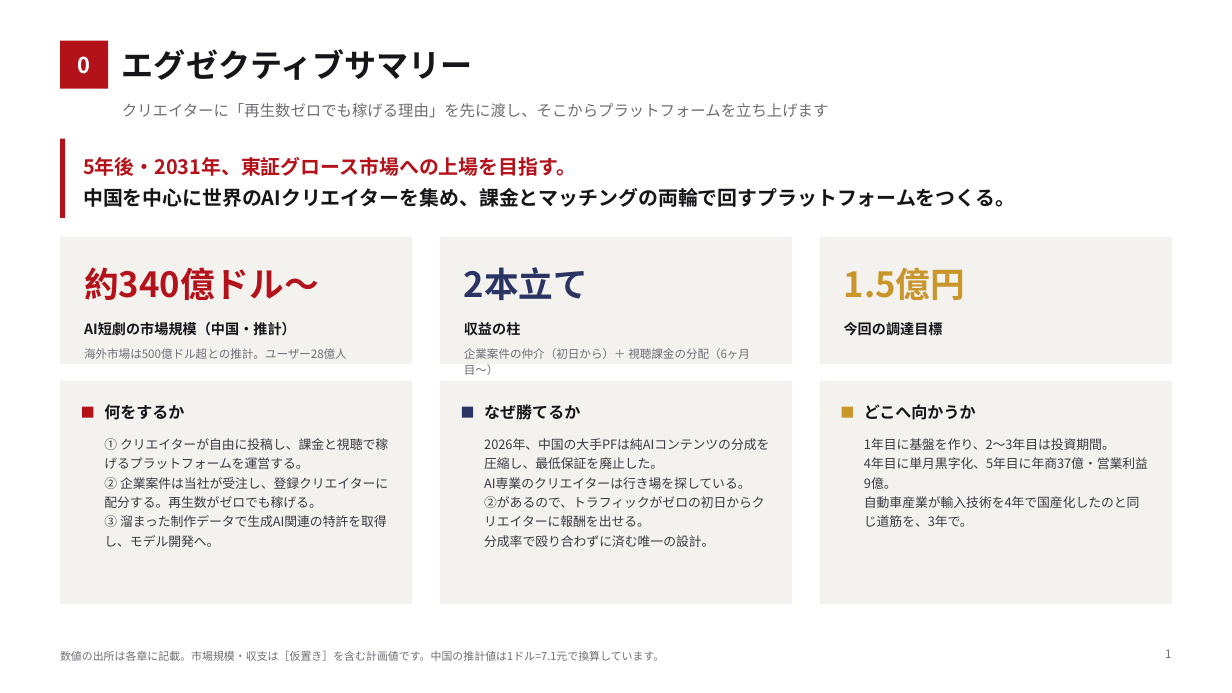
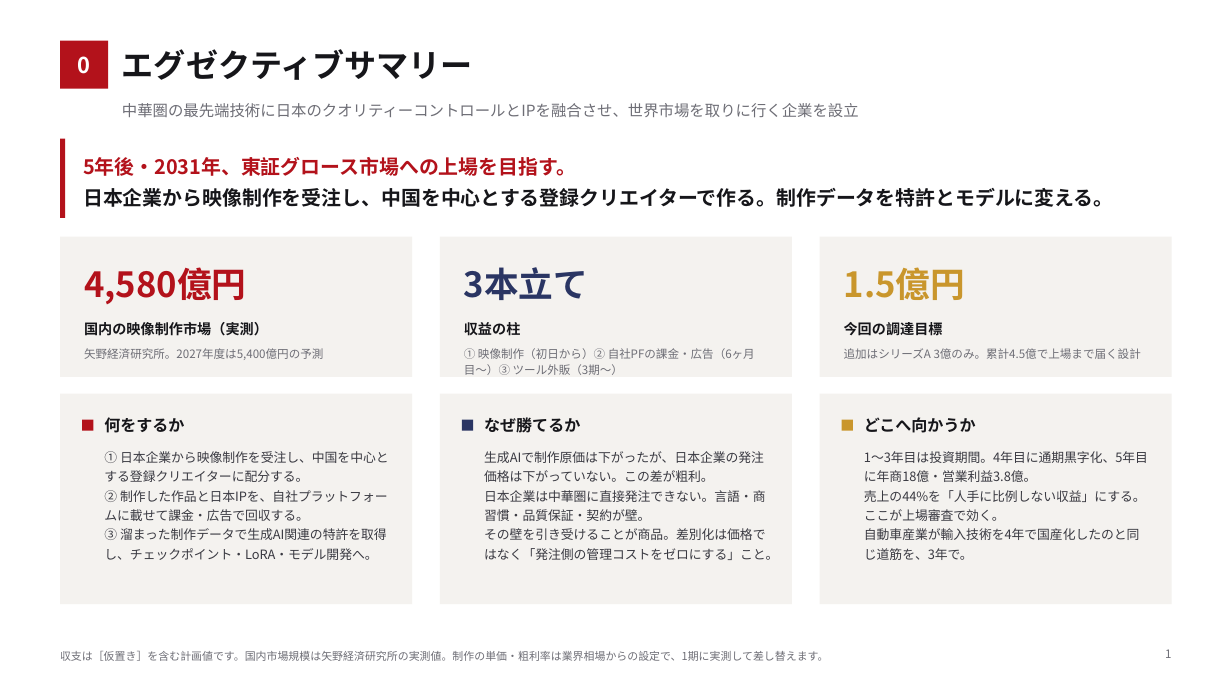
Before and after one commit to bpn333333/test, a slide deck: slide 2 of 投資家向け企画書.pptx. Drawn at 1232x693 pixels with LibreOffice and Linux fonts; fonts in the diff are those of the drawing. Boxes give left, top, right and bottom in pixels: in the first picture for what was removed or moved away, otherwise in the second. Text is boxed around its words. In the diff, an @@ line names an element or a change of style, - is before the commit and + after.

```diff
--- a/投資家向け企画書.pptx
+++ b/投資家向け企画書.pptx
@@ text at [122, 103, 859, 118]: text changed @@
-クリエイターに「再生数ゼロでも稼げる理由」を先に渡し、そこからプラットフォームを立ち上げます
+中華圏の最先端技術に日本のクオリティーコントロールとIPを融合させ、世界市場を取りに行く企業を設立
@@ text at [83, 188, 1114, 207]: text changed @@
-中国を中心に世界のAIクリエイターを集め、課金とマッチングの両輪で回すプラットフォームをつくる。
+日本企業から映像制作を受注し、中国を中心とする登録クリエイターで作る。制作データを特許とモデルに変える。
@@ rectangle: place and size @@
-rectangle at [60, 237, 412, 364]
+rectangle at [60, 237, 412, 377]
@@ rectangle: place and size @@
-rectangle at [440, 237, 792, 364]
+rectangle at [440, 237, 792, 377]
@@ rectangle: place and size @@
-rectangle at [820, 237, 1172, 364]
+rectangle at [820, 237, 1172, 377]
@@ text at [84, 267, 246, 304]: text changed @@
-約340億ドル〜
+4,580億円
@@ text at [464, 267, 588, 300]: text changed @@
-2本立て
+3本立て
@@ text at [84, 322, 268, 336]: text changed @@
-AI短劇の市場規模（中国・推計）
+国内の映像制作市場（実測）
@@ text at [84, 348, 323, 360]: text changed @@
-海外市場は500億ドル超との推計。ユーザー28億人
+矢野経済研究所。2027年度は5,400億円の予測
@@ text at [464, 348, 755, 375]: text changed @@
-企業案件の仲介（初日から）＋ 視聴課金の分配（6ヶ月目〜）
+① 映像制作（初日から）② 自社PFの課金・広告（6ヶ月目〜）③ ツール外販（3期〜）
@@ text added at [844, 348, 1141, 359], 9 pt, text #6E6E76 @@
+追加はシリーズA 3億のみ。累計4.5億で上場まで届く設計
@@ rectangle: place and size @@
-rectangle at [60, 381, 412, 604]
+rectangle at [60, 394, 412, 604]
@@ rectangle: place and size @@
-rectangle at [440, 381, 792, 604]
+rectangle at [440, 394, 792, 604]
@@ rectangle: place and size @@
-rectangle at [820, 381, 1172, 604]
+rectangle at [820, 394, 1172, 604]
@@ 3 texts, 3 rectangles: place and size @@
-3 texts, 3 rectangles at [82, 404, 976, 420]
+3 texts, 3 rectangles at [82, 417, 976, 433]
@@ text "1〜3年目は投資期間。4年目に通期黒字化、5年目に年商18億・営業利益3.8億。": place and size @@
-text "1〜3年目は投資期間。4年目に通期黒字化、5年目に年商18億・営業利益3.8億。" at [864, 438, 1148, 527]
+text "1〜3年目は投資期間。4年目に通期黒字化、5年目に年商18億・営業利益3.8億。" at [864, 451, 1148, 560]
@@ text at [104, 451, 389, 560]: text changed @@
-① クリエイターが自由に投稿し、課金と視聴で稼げるプラットフォームを運営する。
-② 企業案件は当社が受注し、登録クリエイターに配分する。再生数がゼロでも稼げる。
-③ 溜まった制作データで生成AI関連の特許を取得し、モデル開発へ。
+① 日本企業から映像制作を受注し、中国を中心とする登録クリエイターに配分する。
+② 制作した作品と日本IPを、自社プラットフォームに載せて課金・広告で回収する。
+③ 溜まった制作データで生成AI関連の特許を取得し、チェックポイント・LoRA・モデル開発へ。
@@ text at [484, 451, 778, 560]: text changed @@
-2026年、中国の大手PFは純AIコンテンツの分成を圧縮し、最低保証を廃止した。
-AI専業のクリエイターは行き場を探している。
-②があるので、トラフィックがゼロの初日からクリエイターに報酬を出せる。
-分成率で殴り合わずに済む唯一の設計。
+生成AIで制作原価は下がったが、日本企業の発注価格は下がっていない。この差が粗利。
+日本企業は中華圏に直接発注できない。言語・商習慣・品質保証・契約が壁。
+その壁を引き受けることが商品。差別化は価格ではなく「発注側の管理コストをゼロにする」こと。
@@ text at [864, 451, 1148, 521]: text changed @@
-1年目に基盤を作り、2〜3年目は投資期間。
-4年目に単月黒字化、5年目に年商37億・営業利益9億。
+1〜3年目は投資期間。4年目に通期黒字化、5年目に年商18億・営業利益3.8億。
+売上の44%を「人手に比例しない収益」にする。ここが上場審査で効く。
@@ text at [60, 651, 828, 661]: text changed @@
-数値の出所は各章に記載。市場規模・収支は［仮置き］を含む計画値です。中国の推計値は1ドル=7.1元で換算しています。
+収支は［仮置き］を含む計画値です。国内市場規模は矢野経済研究所の実測値。制作の単価・粗利率は業界相場からの設定で、1期に実測して差し替えます。
```
Also in this commit, not shown: 13 other slides changed, 10 slides added, 6 slides removed, 11 other files.
